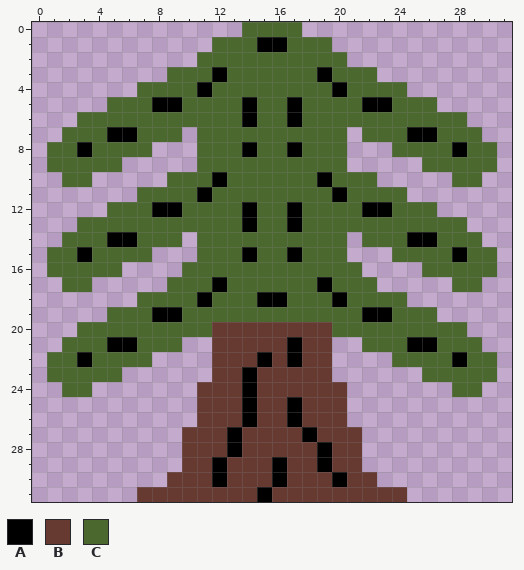
Two states of a pixel-art file, Assets/Materials/Tree.aseprite. This is how it looked before the edit.
32x32 pixels, 1 frame.
Palette (. is transparent): A #000000  B #663931  C #4b692f
Pixels before, first column x 1:
 0 .............CCCC.............
 1 ...........CCCAACCC...........
 2 ..........CCCCCCCCCC..........
 3 ........CCCACCCCCCACCC........
 4 ......CCCCACCCCCCCCACCCC......
 5 ....CCCAACCCCACCACCCCAACCC....
 6 ..CCCCCCCCCCCACCACCCCCCCCCCC..
 7 .CCCAACCC.CCCCCCCCCC.CCCAACCC.
 8 CCACCCC...CCCACCACCC...CCCCACC
 9 CCCCC.....CCCCCCCCCC.....CCCCC
10 .CC.....CCCACCCCCCACCC.....CC.
11 ......CCCCACCCCCCCCACCCC......
12 ....CCCAACCCCACCACCCCAACCC....
13 ..CCCCCCCCCCCACCACCCCCCCCCCC..
14 .CCCAACCC.CCCCCCCCCC.CCCAACCC.
15 CCACCCC...CCCACCACCC...CCCCACC
16 CCCCC....CCCCCCCCCCCC....CCCCC
17 .CC.....CCCACCCCCCACCC.....CC.
18 ......CCCCACCCAACCCACCCC......
19 ....CCCAACCCCCCCCCCCCAACCC....
20 ..CCCCCCCCCBBBBBBBBCCCCCCCCC..
21 .CCCAACCC..BBBBBABB..CCCAACCC.
22 CCACCCC....BBBABABB....CCCCACC
23 CCCCC......BBABBBBB......CCCCC
24 .CC.......BBBABBBBBB.......CC.
25 ..........BBBABBABBB..........
26 ..........BBBABBABBB..........
27 .........BBBABBBBABBB.........
28 .........BBBABBBBBABB.........
29 .........BBABBBABBABB.........
30 ........BBBABBBABBBABB........
31 ......BBBBBBBBABBBBBBBBB......
Once edited:
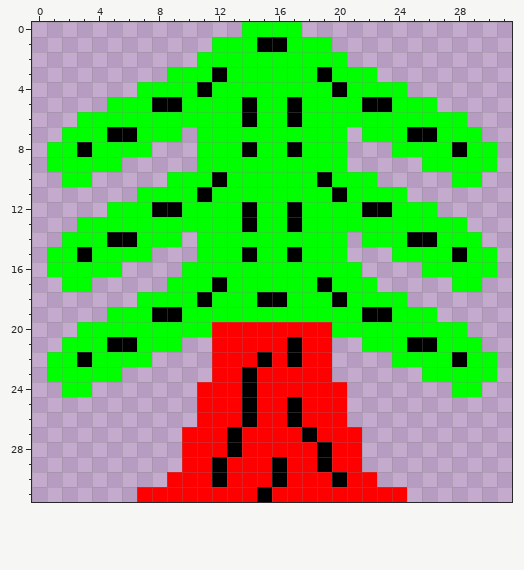
The edit:
Colour B changes from #663931 to #ff0000.
Colour C changes from #4b692f to #00ff00.
